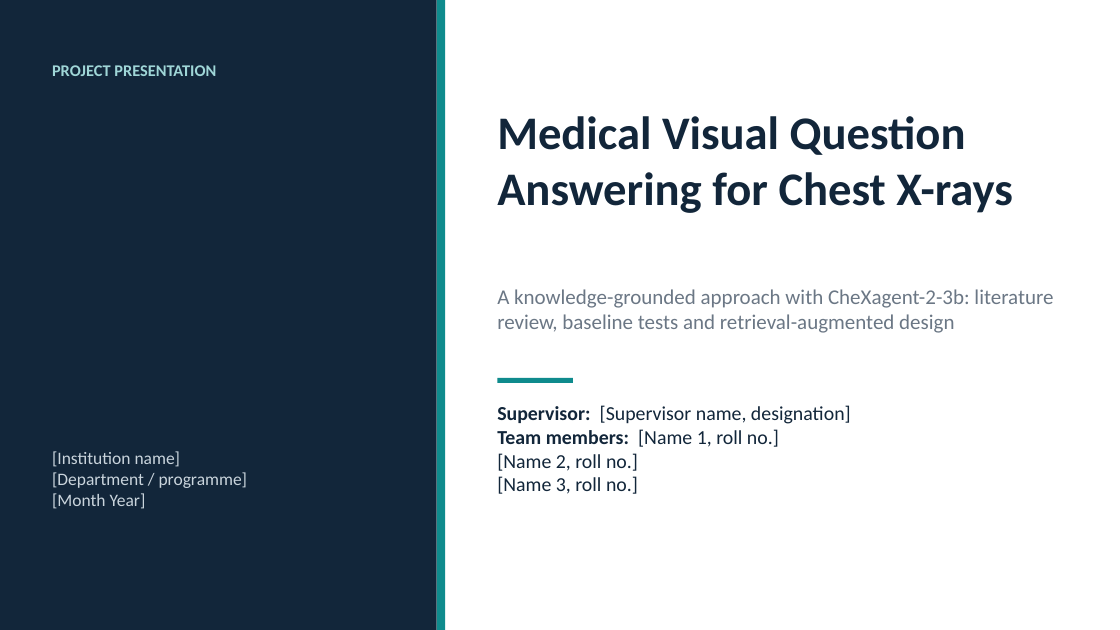
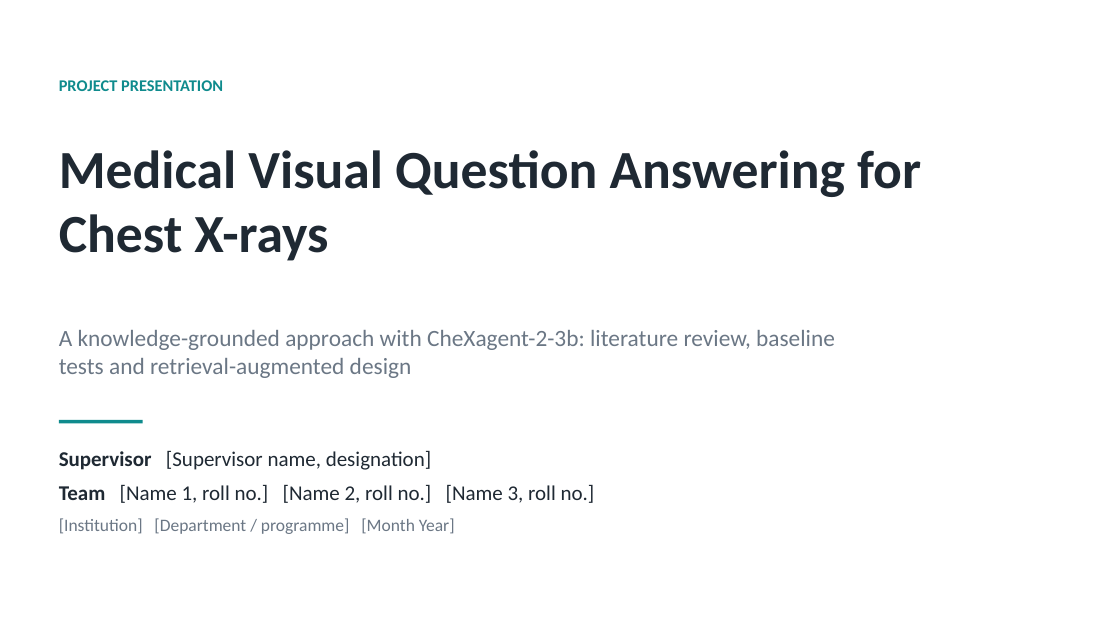
Before and after one commit to Ankritjarngal/medvqa-cxr-chexagent, a slide deck: slide 1 of deliverables/presentation/Medical_VQA_CXR_Project_Presentation.pptx. Drawn at 1120x630 pixels with LibreOffice and Linux fonts; fonts in the diff are those of the drawing. Boxes give left, top, right and bottom in pixels: in the first picture for what was removed or moved away, otherwise in the second. Text is boxed around its words. In the diff, an @@ line names an element or a change of style, - is before the commit and + after.

```diff
--- a/deliverables/presentation/Medical_VQA_CXR_Project_Presentation.pptx
+++ b/deliverables/presentation/Medical_VQA_CXR_Project_Presentation.pptx
@@ rectangle removed at [0,0,437,630] @@
@@ rectangle removed at [437,0,445,630] @@
@@ text "PROJECT PRESENTATION": place and size @@
-text "PROJECT PRESENTATION" at [52,65,216,76]
+text "PROJECT PRESENTATION" at [59,80,223,91]
@@ text "PROJECT PRESENTATION" at [59,80,223,91]: text colour #9FD6D7 to #0F8B8D @@
@@ text "Medical Visual Question Answering for ...": place and size @@
-text "Medical Visual Question Answering for ..." at [497,116,1013,213]
+text "Medical Visual Question Answering for ..." at [59,150,921,261]
@@ text "Medical Visual Question Answering for ..." at [59,150,921,261]: size 40 to 46 pt, text colour #12263A to #1F2933 @@
@@ text "A knowledge-grounded approach with CheXagent-2-3b: ...": place and size @@
-text "A knowledge-grounded approach with CheXagent-2-3b: ..." at [497,289,1053,333]
+text "A knowledge-grounded approach with CheXagent-2-3b: ..." at [59,330,835,378]
@@ text "A knowledge-grounded approach with CheXagent-2-3b: ..." at [59,330,835,378]: size 18 to 20 pt @@
@@ rectangle: place and size @@
-rectangle at [497,378,573,383]
+rectangle at [59,420,143,423]
@@ text removed at [52,451,248,509] @@
-[Institution name]
-[Department / programme]
-[Month Year]
@@ text at [59,451,595,534]: text changed; size 17 to 18 pt; text colour #12263A to #1F2933 @@
-Supervisor: [Supervisor name, designation]
-Team members: [Name 1, roll no.]
-[Name 2, roll no.]
-[Name 3, roll no.]
+Supervisor [Supervisor name, designation]
+Team [Name 1, roll no.] [Name 2, roll no.] [Name 3, roll no.]
+[Institution] [Department / programme] [Month Year]
```
Also in this commit, not shown: 9 other slides changed, 2 slides added, 2 slides removed, 56 other files.
